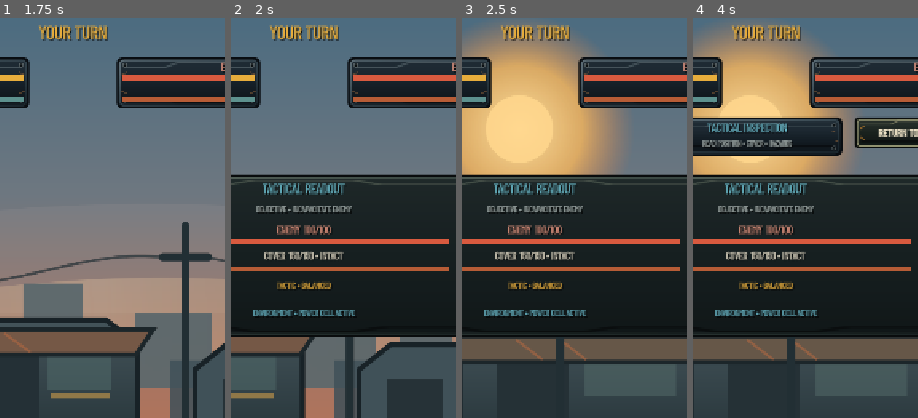
Above: before the commit, frames 1-4 (left to right).
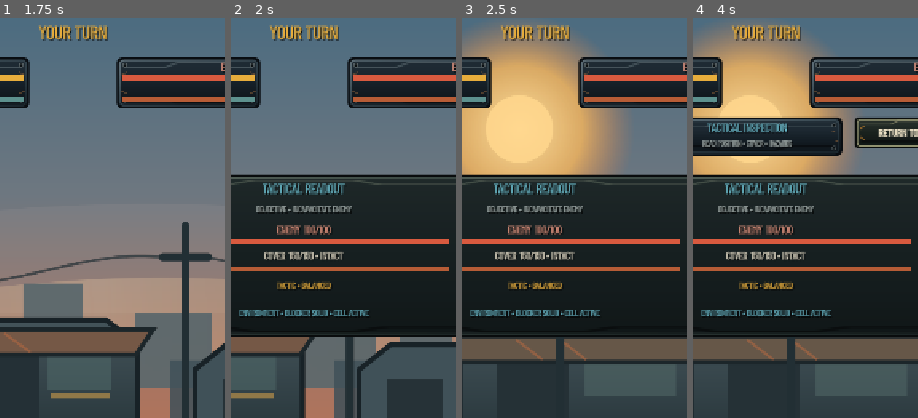
Above: after the commit, the same moments.

Repository: phantompixel-developer/FortKnocks
Game: Godot game, scene res://game/battle/battle.tscn
Two runs of this game, one before a commit and one after it. Both use one fixed random seed, a clock stepped at 60 frames per second and the inputs below. This scene is started directly instead of the project's main scene.
Inputs (mouse positions are % of the whole screen's width and height, from its top left):
- Up to frame 1 (1.75 s): click "1 ROADBLOCK TRIAL EAST ROAD •…" at 0.5 s; click "BEGIN ENCOUNTER" at 1.25 s
- Up to frame 2 (2 s): no input
- Up to frame 3 (2.5 s): move the mouse to (72, 45) at 2.02 s; click (72, 45) at 2.17 s
- Up to frame 4 (4 s): drag from (30, 55) to (45, 70) at 2.77 s; click "INSPECT ENEMY" at 3.5 s
The pictures show only the part of the screen within x 34-84%, y 2-52%; the shares and areas given below are measured in that part.

Frame 1 is identical in both runs. In frame 2, 0.6% of the frame differs, in the area x 3-62%, y 73-75%; in frame 3, 0.6%; in frame 4, 0.6%.

Commit message:
feat(battle): integrate breaching into impact feedback, pulse, HUD and mission reset

Diff:
--- a/game/battle/battle_controller.gd
+++ b/game/battle/battle_controller.gd
@@ -357,6 +357,7 @@
 	player_cover.health_changed.connect(_on_health_changed)
 	enemy_cover.health_changed.connect(_on_health_changed)
 	power_cell.discharged.connect(_on_power_cell_discharged)
+	roadblock.breached.connect(_on_roadblock_breached)
 	inspect_button.pressed.connect(_inspect_enemy)
 	mission_deploy_button.pressed.connect(_deploy_from_brief)
 	scrap_bolt_button.pressed.connect(func() -> void: _select_weapon(_player_weapon("scrap_bolt")))
@@ -499,12 +500,7 @@
 	enemy_cover.global_position = definition.enemy_cover_position
 
 	roadblock.global_position = definition.roadblock_position
-	roadblock.visible = definition.roadblock_enabled
-	roadblock.collision_layer = 1 if definition.roadblock_enabled else 0
-	roadblock.collision_mask = 1 if definition.roadblock_enabled else 0
-	var roadblock_shape := roadblock.get_node_or_null("CollisionShape2D") as CollisionShape2D
-	if roadblock_shape != null:
-		roadblock_shape.disabled = not definition.roadblock_enabled
+	roadblock.configure_for_mission(definition.roadblock_enabled, definition.roadblock_breakable)
 
 	power_cell.global_position = definition.power_cell_position
 	power_cell.visible = definition.power_cell_enabled
@@ -1107,6 +1103,23 @@
 			_show_feedback("SALVAGE HIT")
 			hint_label.text = salvage.status_text()
 			camera_director.impact_impulse(0.72, direction)
+	elif hit_body is CentralRoadblock:
+		var blocker: CentralRoadblock = hit_body as CentralRoadblock
+		_spawn_impact_effect(impact_position, ImpactEffect.Kind.COVER, impact_strength)
+		_play_audio(&"hit_metal")
+		if blocker.breakable and not blocker.is_breached:
+			_spawn_damage_popup(impact_position + Vector2(0.0, -70.0), "-%d BLOCKER" % damage_amount, Color("e4bd78"))
+			_show_feedback("ROADBLOCK CRACKED")
+			hint_label.text = blocker.status_text()
+			camera_director.impact_impulse(0.72, direction)
+		elif blocker.is_breached and damage_amount > 0:
+			_show_feedback("ROADBLOCK BREACHED")
+			hint_label.text = "Low rubble remains — a new firing line is open"
+			camera_director.impact_impulse(1.0, direction)
+		else:
+			_show_feedback("ROADBLOCK IMPACT")
+			hint_label.text = "Concrete blocks the shot"
+			camera_director.impact_impulse(0.55, direction)
 	elif hit_body is UnstablePowerCell:
 		_show_feedback("POWER CELL HIT")
 		hint_label.text = "The unstable cell discharged"
@@ -1170,7 +1183,7 @@
 	if hit_body is SalvageLoad:
 		return "SALVAGE"
 	if hit_body is CentralRoadblock:
-		return "ROADBLOCK"
+		return "BREACH" if (hit_body as CentralRoadblock).is_breached else "ROADBLOCK"
 	if hit_body.is_in_group("ground_surface"):
 		return "GROUND"
 	return "IMPACT"
@@ -1196,6 +1209,8 @@
 		candidates.append(power_cell)
 	if _collapsible_barrier != null and is_instance_valid(_collapsible_barrier) and not _collapsible_barrier.is_collapsed:
 		candidates.append(_collapsible_barrier)
+	if roadblock.breakable and not roadblock.is_breached:
+		candidates.append(roadblock)
 	if _signal_relay != null and is_instance_valid(_signal_relay) and not _signal_relay.is_destroyed:
 		candidates.append(_signal_relay)
 	if _salvage_load != null and is_instance_valid(_salvage_load) and not _salvage_load.is_destroyed:
@@ -1226,10 +1241,21 @@
 			_spawn_damage_popup(target.global_position + Vector2(0.0, -95.0), "-%d PULSE" % pulse_damage, Color("9dc8d4"))
 		elif target is CollapsibleBarrier:
 			_spawn_damage_popup(target.global_position + Vector2(0.0, -110.0), "-%d GATE" % pulse_damage, Color("9dc8d4"))
+		elif target is CentralRoadblock:
+			_spawn_damage_popup(target.global_position + Vector2(0.0, -95.0), "-%d BLOCKER" % pulse_damage, Color("9dc8d4"))
 		elif target is SignalRelay:
 			_spawn_damage_popup(target.global_position + Vector2(0.0, -125.0), "-%d RELAY" % pulse_damage, Color("8fcfd0"))
 		elif target is SalvageLoad:
 			_spawn_damage_popup(target.global_position + Vector2(0.0, -105.0), "-%d SALVAGE" % pulse_damage, Color("e4bd78"))
+
+func _on_roadblock_breached(world_position: Vector2) -> void:
+	if _active_shooter == player:
+		_player_environment_events += 1
+	_spawn_impact_effect(world_position + Vector2(0.0, -40.0), ImpactEffect.Kind.COVER, 1.35)
+	_play_audio(&"hit_metal")
+	# The following projectile impact still owns the camera's settling phase.
+	_show_feedback("ROADBLOCK BREACHED")
+
 
 func _on_collapsible_barrier_collapsed(world_position: Vector2) -> void:
 	if _active_shooter == player:
@@ -1694,11 +1720,16 @@
 	elif _signal_relay != null and is_instance_valid(_signal_relay):
 		target_hazard_label.text = "ENVIRONMENT • %s" % _signal_relay.status_text()
 	elif _current_mission != null and _current_mission.power_cell_enabled:
-		target_hazard_label.text = (
-			"ENVIRONMENT • POWER CELL SPENT"
-			if power_cell.is_discharged
-			else "ENVIRONMENT • POWER CELL ACTIVE"
-		)
+		if roadblock.breakable:
+			var cell_state: String = "SPENT" if power_cell.is_discharged else "ACTIVE"
+			var barrier_state: String = "BREACHED" if roadblock.is_breached else "SOLID"
+			target_hazard_label.text = "ENVIRONMENT • BLOCKER %s • CELL %s" % [barrier_state, cell_state]
+		else:
+			target_hazard_label.text = (
+				"ENVIRONMENT • POWER CELL SPENT"
+				if power_cell.is_discharged
+				else "ENVIRONMENT • POWER CELL ACTIVE"
+			)
 	elif _collapsible_barrier != null and is_instance_valid(_collapsible_barrier):
 		target_hazard_label.text = "ENVIRONMENT • %s" % _collapsible_barrier.status_text()
 	else:
